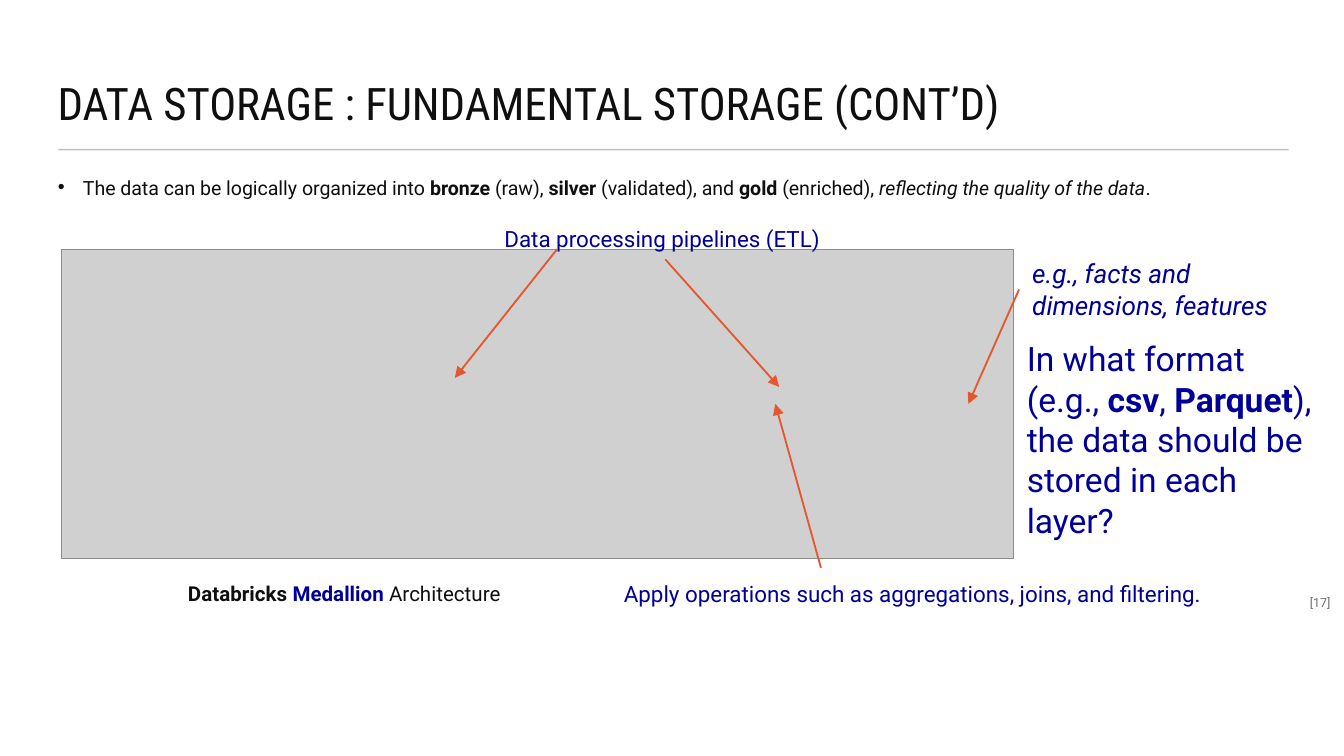
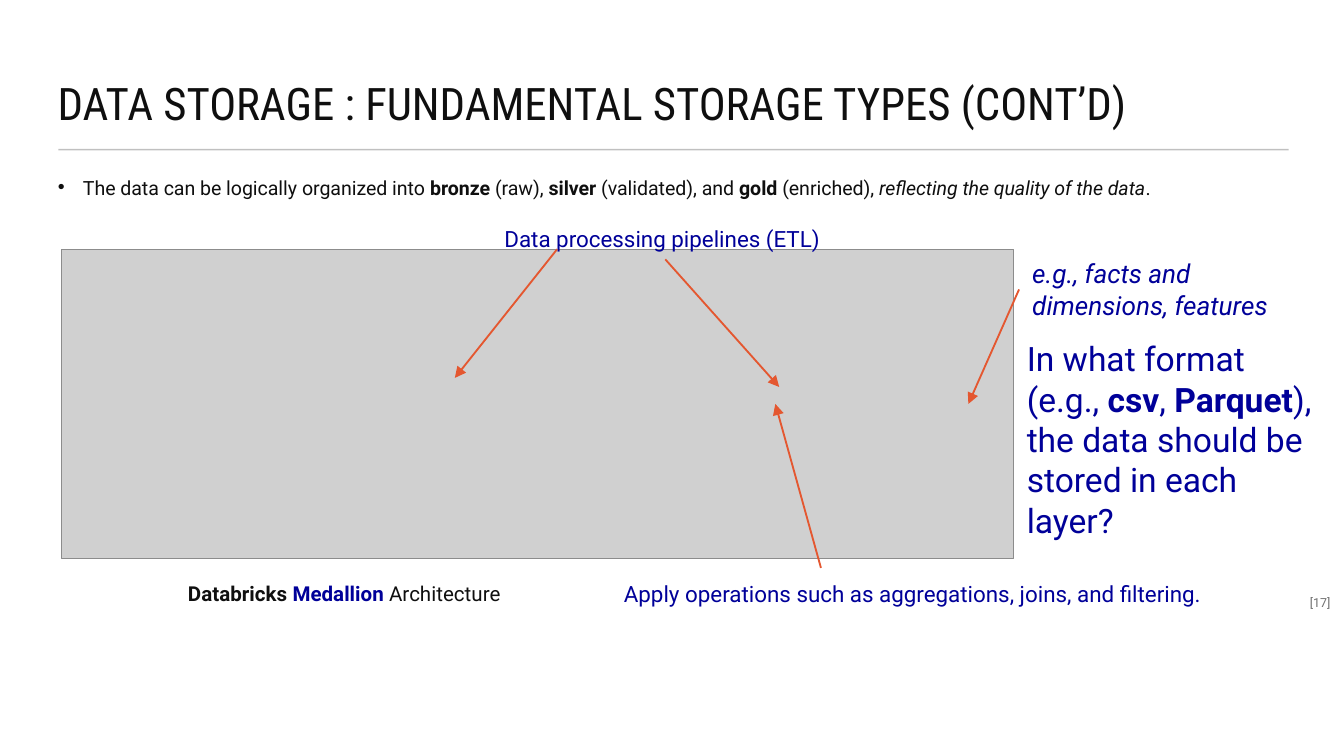
Before and after one commit to maelstromdat/MediTechBigData, a slide deck: slide 17 of 6. Big Data Architecture.pptx. Drawn at 1344x756 pixels with LibreOffice and Linux fonts; fonts in the diff are those of the drawing; grey boxes stand for pictures. Boxes give left, top, right and bottom in pixels: in the first picture for what was removed or moved away, otherwise in the second. Text is boxed around its words. In the diff, an @@ line names an element or a change of style, - is before the commit and + after.

```diff
--- a/6. Big Data Architecture.pptx
+++ b/6. Big Data Architecture.pptx
@@ title at (x1=58, y1=84, x2=1126, y2=130): text changed @@
-DATA STORAGE : FUNDAMENTAL STORAGE (CONT’D)
+DATA STORAGE : FUNDAMENTAL STORAGE TYPES (CONT’D)
```
Also in this commit, not shown: 2 other slides changed, 3 slides added.
